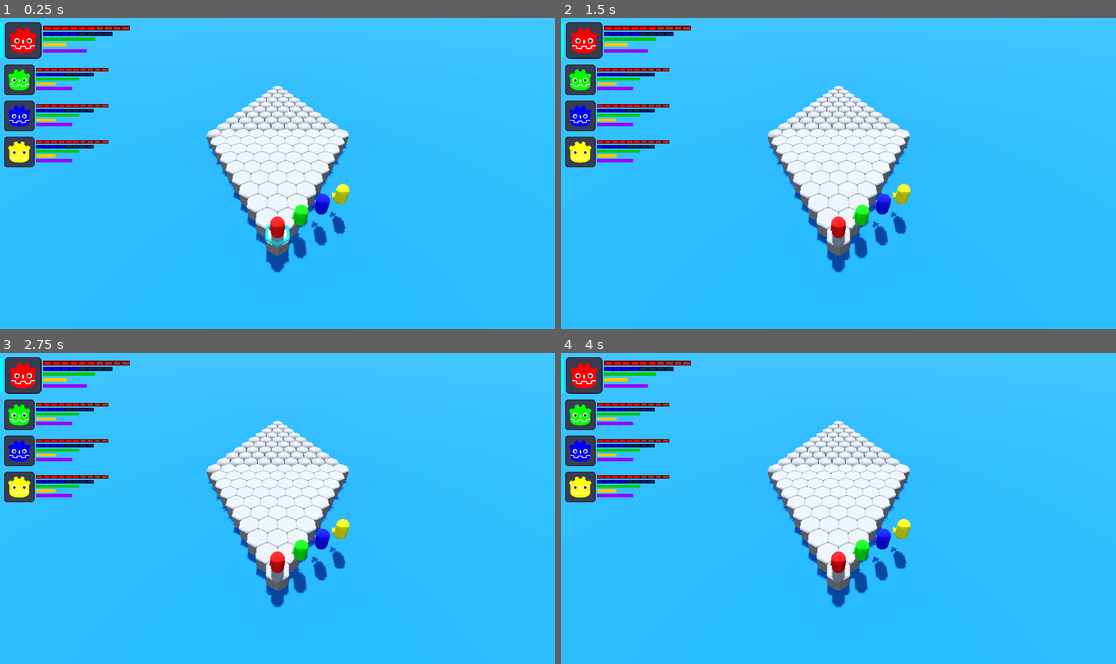
Above: before the commit, frames 1-4 (two rows, left to right).
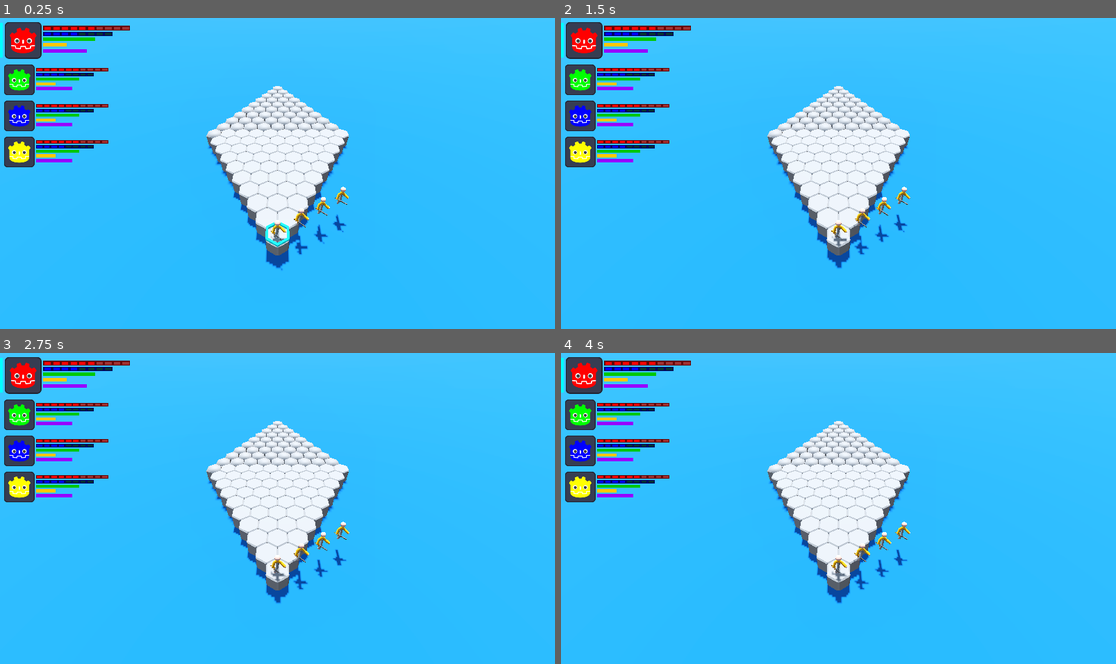
Above: after the commit, the same moments.

Repository: GuSoder/mini-turn-client
Game: Godot game, scene res://game/scenes/client1.tscn
Same seed, same stepped clock (60 frames per second), same inputs: the game is played once before the commit and once after it. This scene is started directly instead of the project's main scene.
Inputs (mouse positions are in pixels of both pictures, inside the frame that each line leads up to):
- Up to frame 1 (0.25 s): no input
- Up to frame 2 (1.5 s): tap Enter at 0.5, 0.6 s; move the mouse to (960, 157) at 0.52 s; click (960, 157) at 0.67 s; move the mouse to (727, 189) at 1.27 s; tap C at 1.35 s; click (727, 189) at 1.42 s
- Up to frame 3 (2.75 s): move the mouse to (333, 440) at 2.02 s; tap L at 2.1 s; click (333, 440) at 2.17 s
- Up to frame 4 (4 s): move the mouse to (810, 570) at 2.77 s; tap 1 at 2.85 s; click (810, 570) at 2.92 s; move the mouse to (1005, 555) at 3.52 s; tap 2 at 3.6 s; click (1005, 555) at 3.67 s

The runs differ from the first frame. In frame 1, 1.0% of the frame differs, in the area x 48-63%, y 52-82%; in frame 2, 1.1%; in frame 3, 1.1%; in frame 4, 1.1%.

Commit message:
Add character loader system
🤖 Generated with [Claude Code](https://claude.ai/code)

Co-Authored-By: Claude <noreply@anthropic.com>

Diff:
--- a/game/scenes/client1.tscn
+++ b/game/scenes/client1.tscn
@@ -6,6 +6,7 @@
 [ext_resource type="Script" uid="uid://b56vnr643be7l" path="res://scripts/grid_manager.gd" id="4_grid_mgr"]
 [ext_resource type="Script" uid="uid://bkcnl2bl3w8vl" path="res://scripts/island_loader.gd" id="4_island"]
 [ext_resource type="Script" uid="uid://bqfbm5nqh6roy" path="res://framework/scripts/path_finder.gd" id="4_t5mpf"]
+[ext_resource type="Script" path="res://scripts/character_loader.gd" id="4_char_loader"]
 [ext_resource type="PackedScene" uid="uid://cusvek01dh7yc" path="res://framework/scenes/players.tscn" id="5_dm3lv"]
 [ext_resource type="Script" uid="uid://dtd1cqujf1qjr" path="res://framework/scripts/bot_client.gd" id="6_h12ej"]
 [ext_resource type="PackedScene" uid="uid://ck4q5unpj0kjx" path="res://framework/scenes/rendering.tscn" id="7_firu8"]
@@ -40,6 +41,9 @@
 
 [node name="GridManager" type="Node" parent="."]
 script = ExtResource("4_grid_mgr")
+
+[node name="CharacterLoader" type="Node" parent="."]
+script = ExtResource("4_char_loader")
 
 [node name="Players" parent="." instance=ExtResource("5_dm3lv")]
 
--- /dev/null
+++ b/scripts/character_loader.gd
@@ -0,0 +1,47 @@
+extends Node
+
+signal characters_loaded
+
+@onready var players_node: Node3D = get_parent().get_node("Players")
+var hero_scene = preload("res://game/scenes/hero.tscn")
+
+func _ready():
+	# Load characters on startup
+	load_characters()
+
+func load_characters():
+	print("Character Loader: Replacing player nodes with hero scenes")
+	replace_players_with_heroes()
+	characters_loaded.emit()
+
+func replace_players_with_heroes():
+	if not players_node:
+		print("Character Loader: Players node not found")
+		return
+
+	# Replace each Player1, Player2, Player3, Player4 with hero scenes
+	for i in range(4):
+		var player_name = "Player" + str(i + 1)
+		var player_node = players_node.get_node(player_name)
+
+		if not player_node:
+			print("Character Loader: Player node " + player_name + " not found")
+			continue
+
+		# Get current transform to preserve position
+		var current_transform = player_node.transform
+		var current_name = player_node.name
+
+		# Remove old player node
+		players_node.remove_child(player_node)
+		player_node.queue_free()
+
+		# Create new hero scene
+		var hero_instance = hero_scene.instantiate()
+		hero_instance.name = current_name
+		hero_instance.transform = current_transform
+
+		# Add to players node
+		players_node.add_child(hero_instance)
+
+		print("Character Loader: Replaced " + player_name + " with hero scene")
